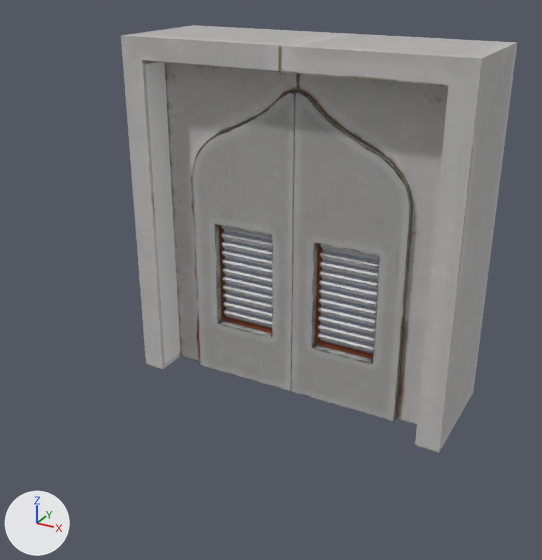
An edit to the Blender file blend/blenderisland_entrance/blenderisland_entrance.blend, drawn before and after from the same camera.
Both versions are drawn from a 50 mm lens placed at (2.23, -4.63, 3.09), pointed at (0.0, -0.57, 1.06). Every picture has the same lights, and +X, +Y and +Z are marked at lower left.
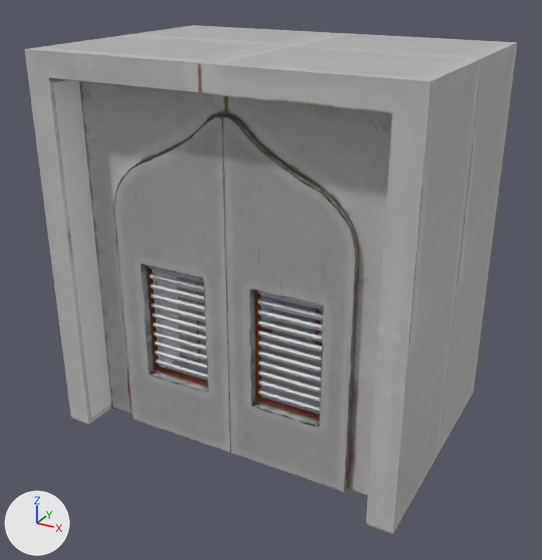
Where the change shows, as pixel boxes (x1, y1, x2, y2) in the pictures (542 x 560 px):
'entrance.lightFrame_L.001', added
    after: (25, 36, 481, 534)
'Plane.002', added
    after: (114, 114, 359, 492)
'Plane.003', added
    after: (79, 81, 392, 495)
'Cube.002', added
    after: (53, 80, 161, 418)
'entrance.frame.001', added
    after: (148, 266, 323, 413)
'Cube.001', added
    after: (147, 265, 320, 420)
'Plane.004', added
    after: (291, 303, 322, 397)
'entrance.frame.002', added
    after: (261, 296, 272, 323)
part 1 of me_cube_004, deleted
    before: (221, 225, 272, 327)
part 2 of me_plane_001, deleted
    before: (284, 91, 413, 421)
'Plane.001', unchanged, covered by the edit
    before: (165, 63, 448, 424)
    after: (176, 276, 200, 362)
'Cube.003', unchanged, covered by the edit
    before: (145, 62, 180, 364)
    after: (159, 272, 180, 362)

What the commit changed:
me_cube_004 is used by ob_entrance_frame; parent ob_cube; location (0.0, 0.0, 0.0).
me_cube_004 had 176 vertices, 132 faces and spanned x -0.621..0.621, y -0.212..-0.138, z 0.465..1.24.
me_cube_004 now has 88 vertices, 66 faces and spans x 0.189..0.621, y -0.212..-0.138, z 0.465..1.24.
me_cube_004 part 1: 11 loose pieces with 88 vertices, spanning x -0.621..-0.189, y -0.212..-0.138, z 0.465..1.24, are deleted.
me_plane_001 is used by ob_plane; parent ob_plane_001; location (0.0, 0.0, 0.0); scale (0.291, 0.291, 0.291).
me_plane_001 had 608 vertices, 608 faces and spanned x -2.85..2.85, y -0.87..-0.67, z 0.04..7.78.
me_plane_001 now has 304 vertices, 304 faces and spans x -2.85..0.01, y -0.87..-0.67, z 0.04..7.78.
me_plane_001 part 2: 304 vertices removed from x -0.01..2.85, y -0.87..-0.67, z 0.04..7.78.
Mesh me_plane_005 is new.
It has 304 vertices, 304 faces and spans x -0.01..2.85, y -0.87..-0.67, z 0.04..7.78.
It uses material mat_door.
Mesh me_cube_010 is new.
It has 88 vertices, 66 faces and spans x -0.621..-0.189, y -0.212..-0.138, z 0.465..1.24.
It uses material mat_vent (its picture is missing).
Mesh me_cube_011 is new.
It has 8 vertices, 4 faces and spans x -3.4..-0.78, y -0.91, z 2.2..6.58.
It uses material mat_vent_frame.
Object 'Cube.002' (ob_cube_002) is new; it shows a copy of the mesh of ob_cube_003.
Its parent is ob_entrance_lightframe_l_001.
Its location is (0.0, 0.0, 0.0).
Object 'entrance.lightFrame_L.001' (ob_entrance_lightframe_l_001) is new; it shows a copy of the mesh of ob_entrance_lightframe_l.
Its location is (0.0, -0.874, 0.0).
Object 'Plane.003' (ob_plane_003) is new; it shows a copy of the mesh of ob_plane_001.
Its parent is ob_entrance_lightframe_l_001.
Its location is (0.0, 0.0, 0.0).
Its scale is (0.291, 0.291, 0.291).
Object 'Plane.002' (ob_plane_002) is new; it shows a copy of the mesh of ob_plane.
Its parent is ob_plane_003.
Its matrix parent inverse is Matrix(((3.442, 0.0, 0.0, 0.0), (0.0, 3.442, 0.0, 0.0), (0.0, 0.0, 3.442, 0.0), (0.0, 0.0, 0.0, 1.0))).
Its location is (0.0, 0.0, 0.0).
Its scale is (0.291, 0.291, 0.291).
Object 'Cube.001' (ob_cube_001) is new; it shows a copy of the mesh of ob_cube.
Its parent is ob_plane_003.
Its matrix parent inverse is Matrix(((3.442, 0.0, 0.0, 0.0), (0.0, 3.442, 0.0, 0.0), (0.0, 0.0, 3.442, 0.0), (0.0, 0.0, 0.0, 1.0))).
Its location is (0.0, 0.0, 0.0).
Its scale is (0.194, 0.194, 0.194).
Object 'entrance.frame.001' (ob_entrance_frame_001) is new; it shows a copy of the mesh of ob_entrance_frame.
Its parent is ob_cube_001.
Its matrix parent inverse is Matrix(((5.158, 0.0, 0.0, 0.0), (0.0, 5.158, 0.0, 0.0), (0.0, 0.0, 5.158, 0.0), (0.0, 0.0, 0.0, 1.0))).
Its location is (0.0, 0.0, 0.0).
Object 'Plane.004' (ob_plane_004) is new; it shows me_plane_005.
Its location is (0.0, 0.0, 0.0).
Its scale is (0.291, 0.291, 0.291).
Object 'entrance.frame.002' (ob_entrance_frame_002) is new; it shows me_cube_010.
Its parent is ob_cube_004.
Its matrix parent inverse is Matrix(((5.158, 0.0, 0.0, 0.0), (0.0, 5.158, 0.0, 0.0), (0.0, 0.0, 5.158, 0.0), (0.0, 0.0, 0.0, 1.0))).
Its location is (0.0, 0.0, 0.0).
Object 'Cube.004' (ob_cube_004) is new; it shows me_cube_011.
Its parent is ob_plane.
Its matrix parent inverse is Matrix(((3.442, 0.0, 0.0, 0.0), (0.0, 3.442, 0.0, 0.0), (0.0, 0.0, 3.442, 0.0), (0.0, 0.0, 0.0, 1.0))).
Its location is (0.0, 0.0, 0.0).
Its scale is (0.194, 0.194, 0.194).
